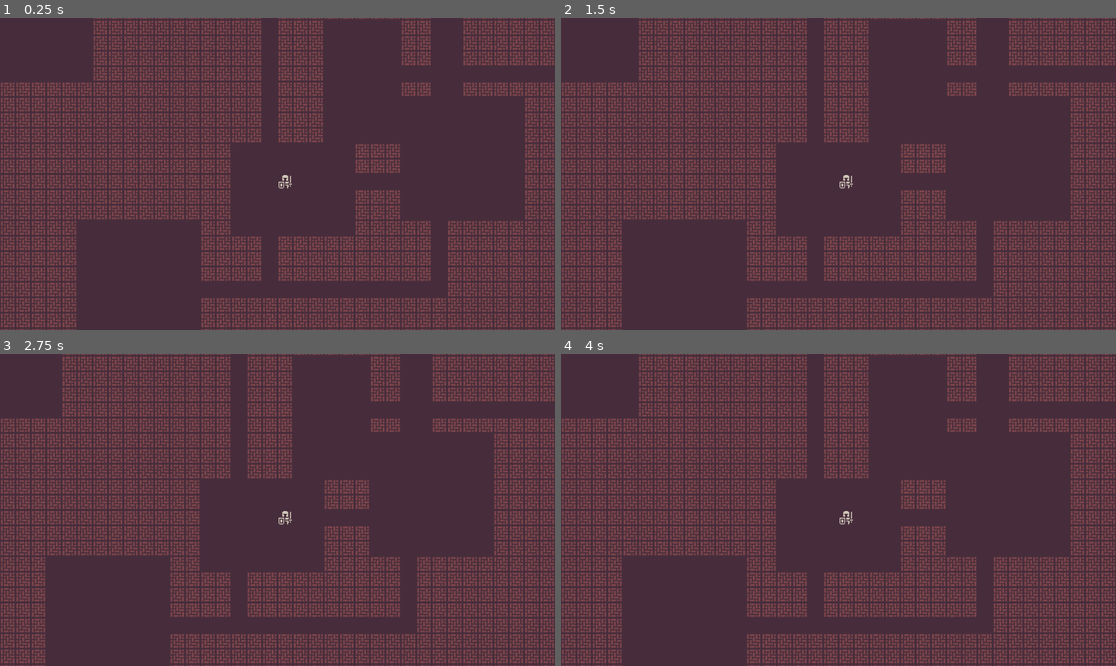
Above: before the commit, frames 1-4 (two rows, left to right).
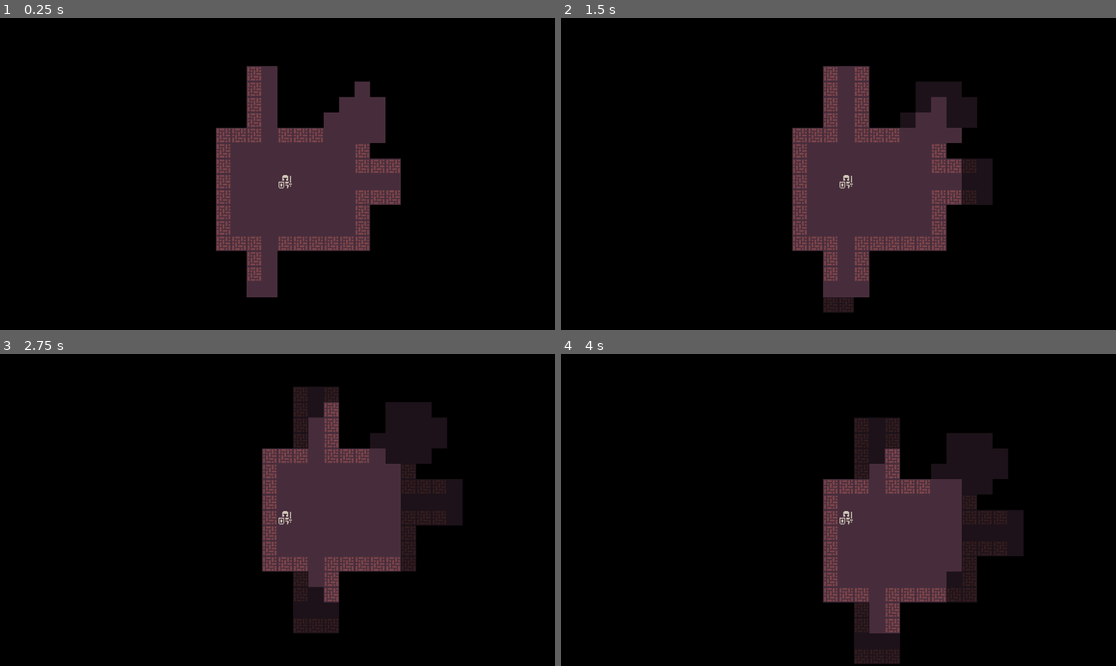
Above: after the commit, the same moments.

Repository: theDrake/godot-experiments
Game: Godot game, scene res://scenes/game.tscn
Two runs of this game, one before a commit and one after it. Both use one fixed random seed, a clock stepped at 60 frames per second and the inputs below.
Inputs:
- Up to frame 1 (0.25 s): no input
- Up to frame 2 (1.5 s): tap Enter at 0.5 s; hold Right (ui_right) 0.53-1.28 s; tap End (ui_end) at 0.6 s; tap Home (ui_home) at 0.8, 1.35 s; tap Space at 1.25 s; hold Page Down (ui_page_down) from 1.28 s (still down)
- Up to frame 3 (2.75 s): tap End (ui_end) at 1.55, 2.1 s; tap Enter at 2 s; release Page Down (ui_page_down) at 2.03 s; hold Right (ui_right) from 2.03 s (still down); tap Home (ui_home) at 2.3 s
- Up to frame 4 (4 s): tap Space at 2.75 s; release Right (ui_right) at 2.78 s; hold Page Up (ui_page_up) 2.78-3.53 s; tap Home (ui_home) at 2.85, 3.8 s; tap End (ui_end) at 3.05, 3.6 s; tap Enter at 3.5 s; hold Left (ui_left) from 3.53 s (still down)

The runs differ from the first frame. In frame 1, 85% of the frame differs, in the area x 0-100%, y 0-100%; in frame 2, 87%; in frame 3, 91%; in frame 4, 92%.

Commit message:
Roguelike: Add FOV, improve controls

Diff:
--- a/2d/roguelike/resources/tile_definition_floor.tres
+++ b/2d/roguelike/resources/tile_definition_floor.tres
@@ -11,6 +11,6 @@
 script = ExtResource("1_8eu38")
 texture = SubResource("AtlasTexture_08y2m")
 color_lit = Color(1, 1, 1, 1)
-color_dark = Color(1, 1, 1, 1)
+color_dark = Color(0.411765, 0.411765, 0.411765, 1)
 is_walkable = true
 is_transparent = true
--- a/2d/roguelike/resources/tile_definition_wall.tres
+++ b/2d/roguelike/resources/tile_definition_wall.tres
@@ -11,6 +11,6 @@
 script = ExtResource("1_toh6n")
 texture = SubResource("AtlasTexture_08y2m")
 color_lit = Color(1, 1, 1, 1)
-color_dark = Color(1, 1, 1, 1)
-is_walkable = false
-is_transparent = false
+color_dark = Color(0.411765, 0.411765, 0.411765, 1)
+blocks_movement = true
+blocks_sight = true
--- a/2d/roguelike/scenes/game.tscn
+++ b/2d/roguelike/scenes/game.tscn
@@ -1,9 +1,10 @@
-[gd_scene load_steps=5 format=3 uid="uid://46anou4qqat5"]
+[gd_scene load_steps=6 format=3 uid="uid://46anou4qqat5"]
 
 [ext_resource type="Script" path="res://scripts/game.gd" id="1_4v3re"]
 [ext_resource type="Script" path="res://scripts/map/dungeon_generator.gd" id="2_g3luc"]
 [ext_resource type="Script" path="res://scripts/map/map.gd" id="3_poe1w"]
 [ext_resource type="Script" path="res://scripts/event_handler.gd" id="3_xbf76"]
+[ext_resource type="Script" path="res://scripts/map/field_of_view.gd" id="5_04jm3"]
 
 [node name="Game" type="Node2D"]
 script = ExtResource("1_4v3re")
@@ -17,6 +18,9 @@
 [node name="DungeonGenerator" type="Node" parent="Map"]
 script = ExtResource("2_g3luc")
 
+[node name="FieldOfView" type="Node" parent="Map"]
+script = ExtResource("5_04jm3")
+
 [node name="Entities" type="Node2D" parent="."]
 
 [node name="Camera2D" type="Camera2D" parent="."]
--- a/2d/roguelike/scripts/actions/action_move.gd
+++ b/2d/roguelike/scripts/actions/action_move.gd
@@ -13,7 +13,7 @@
 	var destination_tile: Tile = game.get_map_data().get_tile(
 			entity.grid_position + offset)
 
-	if not destination_tile or not destination_tile.is_walkable():
+	if not destination_tile or destination_tile.blocks_movement():
 		return
 
 	entity.move(offset)
--- a/2d/roguelike/scripts/entities/entity_definition.gd
+++ b/2d/roguelike/scripts/entities/entity_definition.gd
@@ -1,5 +1,6 @@
 class_name EntityDefinition
 extends Resource
+
 
 @export_category("Visuals")
 @export var texture: AtlasTexture
--- a/2d/roguelike/scripts/event_handler.gd
+++ b/2d/roguelike/scripts/event_handler.gd
@@ -4,7 +4,6 @@
 
 func get_action() -> Action:
 	var action: Action = null
-
 	if Input.is_action_just_pressed("ui_up"):
 		action = ActionMove.new(0, -1)
 	elif Input.is_action_just_pressed("ui_down"):
@@ -13,6 +12,14 @@
 		action = ActionMove.new(-1, 0)
 	elif Input.is_action_just_pressed("ui_right"):
 		action = ActionMove.new(1, 0)
+	elif Input.is_action_just_pressed("ui_home"):
+		action = ActionMove.new(-1, -1)
+	elif Input.is_action_just_pressed("ui_page_up"):
+		action = ActionMove.new(1, -1)
+	elif Input.is_action_just_pressed("ui_page_down"):
+		action = ActionMove.new(1, 1)
+	elif Input.is_action_just_pressed("ui_end"):
+		action = ActionMove.new(-1, 1)
 	elif Input.is_action_just_pressed("ui_cancel"):
 		action = ActionQuit.new()
 
--- a/2d/roguelike/scripts/game.gd
+++ b/2d/roguelike/scripts/game.gd
@@ -5,10 +5,10 @@
 const PlayerDef: EntityDefinition = preload(
 		"res://resources/entity_definition_player.tres")
 
+@onready var map: Map = $Map
 @onready var _player: Entity
 @onready var _event_handler: EventHandler = $EventHandler
 @onready var _entities: Node2D = $Entities
-@onready var map: Map = $Map
 
 
 func _ready() -> void:
@@ -18,12 +18,16 @@
 	_player.add_child(camera)
 	_entities.add_child(_player)
 	map.generate(_player)
+	map.update_fov(_player.grid_position)
 
 
 func _physics_process(_delta: float) -> void:
 	var action: Action = _event_handler.get_action()
 	if action:
+		var prev_grid_pos: Vector2i = _player.grid_position
 		action.perform(self, _player)
+		if _player.grid_position != prev_grid_pos:
+			map.update_fov(_player.grid_position)
 
 
 func get_map_data() -> MapData:
--- a/2d/roguelike/scripts/map/dungeon_generator.gd
+++ b/2d/roguelike/scripts/map/dungeon_generator.gd
@@ -20,18 +20,13 @@
 
 func generate_dungeon(player: Entity) -> MapData:
 	var dungeon := MapData.new(map_width, map_height)
-
 	var rooms: Array[Rect2i] = []
-
 	for _try_room in max_rooms:
 		var room_width: int = _rng.randi_range(room_min_size, room_max_size)
 		var room_height: int = _rng.randi_range(room_min_size, room_max_size)
-
 		var x: int = _rng.randi_range(0, dungeon.width - room_width - 1)
 		var y: int = _rng.randi_range(0, dungeon.height - room_height - 1)
-
 		var new_room := Rect2i(x, y, room_width, room_height)
-
 		var has_intersections := false
 		for room in rooms:
 			if room.intersects(new_room.grow(-1)):
@@ -39,15 +34,12 @@
 				break
 		if has_intersections:
 			continue
-
 		_carve_room(dungeon, new_room)
-
 		if rooms.is_empty():
 			player.grid_position = new_room.get_center()
 		else:
 			_tunnel_between(dungeon, rooms.back().get_center(),
 					new_room.get_center())
-
 		rooms.append(new_room)
 
 	return dungeon
--- /dev/null
+++ b/2d/roguelike/scripts/map/field_of_view.gd
@@ -0,0 +1,75 @@
+class_name FieldOfView
+extends Node
+
+
+const MULTIPLIERS := [
+	[1, 0, 0, -1, -1, 0, 0, 1],
+	[0, 1, -1, 0, 0, -1, 1, 0],
+	[0, 1, 1, 0, 0, -1, -1, 0],
+	[1, 0, 0, 1, -1, 0, 0, -1],
+]
+const MULTIPLIERS_ROW_LEN: int = 8
+
+var _fov: Array[Tile] = []
+
+
+func update_fov(map_data: MapData, origin: Vector2i, radius: int) -> void:
+	_clear_fov()
+	var start_tile: Tile = map_data.get_tile(origin)
+	start_tile.in_view = true
+	_fov = [start_tile]
+	for i in MULTIPLIERS_ROW_LEN:
+		_cast_light(map_data, origin.x, origin.y, radius, 1, 1.0, 0.0,
+				MULTIPLIERS[0][i], MULTIPLIERS[1][i], MULTIPLIERS[2][i],
+				MULTIPLIERS[3][i])
+
+
+func _cast_light(map_data: MapData, x: int, y: int, radius: int, row: int,
+		start_slope: float, end_slope: float, xx: int, xy: int, yx: int,
+		yy: int) -> void:
+	if start_slope < end_slope:
+		return
+	var next_start_slope: float = start_slope
+	for i in range(row, radius + 1):
+		var blocked: bool = false
+		var dy: int = -i
+		for dx in range(-i, 1):
+			var l_slope: float = (dx - 0.5) / (dy + 0.5)
+			var r_slope: float = (dx + 0.5) / (dy - 0.5)
+			if start_slope < r_slope:
+				continue
+			elif end_slope > l_slope:
+				break
+			var sax: int = dx * xx + dy * xy
+			var say: int = dx * yx + dy * yy
+			if ((say < 0 and absi(sax) > x) or (say < 0 and absi(say) > y)):
+				continue
+			var ax: int = x + sax
+			var ay: int = y + say
+			if ax >= map_data.width or ay >= map_data.height:
+				continue
+			var radius2: int = radius * radius
+			var current_tile: Tile = map_data.get_tile(Vector2i(ax, ay))
+			if (dx * dx + dy * dy) < radius2:
+				current_tile.in_view = true
+				_fov.append(current_tile)
+			if blocked:
+				if current_tile.blocks_sight():
+					next_start_slope = r_slope
+					continue
+				else:
+					blocked = false
+					start_slope = next_start_slope
+			elif current_tile.blocks_sight():
+				blocked = true
+				next_start_slope = r_slope
+				_cast_light(map_data, x, y, radius, i + 1, start_slope, l_slope,
+						xx, xy, yx, yy)
+		if blocked:
+			break
+
+
+func _clear_fov() -> void:
+	for tile in _fov:
+		tile.in_view = false
+	_fov = []
--- a/2d/roguelike/scripts/map/map.gd
+++ b/2d/roguelike/scripts/map/map.gd
@@ -2,14 +2,21 @@
 extends Node2D
 
 
+@export var fov_radius: int = 8
+
 var data: MapData
 
-@onready var dungeon_generator: DungeonGenerator = $DungeonGenerator
+@onready var _fov: FieldOfView = $FieldOfView
+@onready var _generator: DungeonGenerator = $DungeonGenerator
 
 
 func generate(player: Entity) -> void:
-	data = dungeon_generator.generate_dungeon(player)
+	data = _generator.generate_dungeon(player)
 	_place_tiles()
+
+
+func update_fov(player_position: Vector2i) -> void:
+	_fov.update_fov(data, player_position, fov_radius)
 
 
 func _place_tiles() -> void:
--- a/2d/roguelike/scripts/map/map_data.gd
+++ b/2d/roguelike/scripts/map/map_data.gd
@@ -20,7 +20,6 @@
 
 func _setup_tiles() -> void:
 	tiles = []
-
 	for y in height:
 		for x in width:
 			var tile_position := Vector2i(x, y)
--- a/2d/roguelike/scripts/map/tile.gd
+++ b/2d/roguelike/scripts/map/tile.gd
@@ -1,11 +1,24 @@
 class_name Tile
 extends Sprite2D
 
+
+var in_view: bool = false:
+	set(value):
+		in_view = value
+		modulate = _def.color_lit if in_view else _def.color_dark
+		if in_view and not explored:
+			explored = true
+var explored: bool = false:
+	set(value):
+		explored = value
+		if explored and not visible:
+			visible = true
 
 var _def: TileDefinition
 
 
 func _init(grid_position: Vector2i, tile_def: TileDefinition) -> void:
+	visible = false
 	centered = false
 	position = Grid.grid_to_world(grid_position)
 	set_tile_type(tile_def)
@@ -17,9 +30,9 @@
 	modulate = _def.color_dark
 
 
-func is_walkable() -> bool:
-	return _def.is_walkable
+func blocks_movement() -> bool:
+	return _def.blocks_movement
 
 
-func is_transparent() -> bool:
-	return _def.is_transparent
+func blocks_sight() -> bool:
+	return _def.blocks_sight
--- a/2d/roguelike/scripts/map/tile_definition.gd
+++ b/2d/roguelike/scripts/map/tile_definition.gd
@@ -5,8 +5,8 @@
 @export_category("Visuals")
 @export var texture: AtlasTexture
 @export_color_no_alpha var color_lit := Color.WHITE
-@export_color_no_alpha var color_dark := Color.DARK_GRAY
+@export_color_no_alpha var color_dark := Color.DIM_GRAY
 
 @export_category("Mechanics")
-@export var is_walkable := true
-@export var is_transparent := true
+@export var blocks_movement := false
+@export var blocks_sight := false
